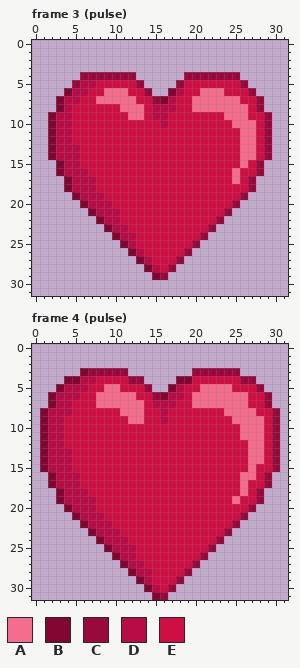
Two states of a pixel-art file, assets_raw/heart.aseprite. Above, as it was before the edit.
32x32 pixels, 5 frames. Shown: frame 3 (pulse), frame 4 (pulse).
Visible layers, top first: "details", "heart".
Palette (. is transparent): A #f56d8c  B #810732  C #9a093b  D #b80c47  E #cf0e44
Pixels before, frame 3 (pulse), first column x 2:
 4 ....CCCCCCC......CCCCCCC....
 5 ...CDDEEEEEC....CEEEEEEEC...
 6 ..BDDEEAAAEEC..BDEEAAAEEEC..
 7 .BDDEEAAAAAEECBDEEAAAAAAEEC.
 8 .BDEEEEEEAAAEDDDEEAAAAAAAEC.
 9 BDDEEEEEEEAAEDDEEEEEEEAAAEEC
10 BDDEEEEEEEEEEEDEEEEEEEEAAAEC
11 BDDEEEEEEEEEEEEEEEEEEEEEAAEC
12 BDDEEEEEEEEEEEEEEEEEEEEEAAEC
13 BDDDEEEEEEEEEEEEEEEEEEEEAAEC
14 BDDDEEEEEEEEEEEEEEEEEEEEAAEC
15 .BDDEEEEEEEEEEEEEEEEEEEEAEC.
16 .BDDDEEEEEEEEEEEEEEEEEEAEEC.
17 ..BDDDEEEEEEEEEEEEEEEEEAEC..
18 ..BDDDEEEEEEEEEEEEEEEEEEEC..
19 ...BDDDEEEEEEEEEEEEEEEEEC...
20 ....BDDDEEEEEEEEEEEEEEEC....
21 .....BDDDEEEEEEEEEEEEEC.....
22 ......BDDEEEEEEEEEEEEC......
23 .......BDDEEEEEEEEEEC.......
24 ........BDDEEEEEEEEC........
25 .........BDEEEEEEEC.........
26 ..........BDEEEEEC..........
27 ...........BDEEEC...........
28 ............BDEC............
29 .............BC.............
Pixels before, frame 4 (pulse), first column x 1:
 3 .....BCCCCC........CCCCCC.....
 4 ...BBDDEEEECC....BBEEEEEECC...
 5 ..BDDDEEAAEEEC..BDEEAAAAEEEC..
 6 .BDDDEEAAAAAEECBDDEAAAAAAAEEC.
 7 .BDDEEEAAAAAAEDDDEEAAAAAAAEEC.
 8 BDDDEEEEEEAAAEEDEEEEEEEAAAAEEC
 9 BDDEEEEEEEEAAEEDEEEEEEEEAAAAEC
10 BDDEEEEEEEEEEEEEEEEEEEEEEAAAEC
11 BDDEEEEEEEEEEEEEEEEEEEEEEAAAEC
12 BDDEEEEEEEEEEEEEEEEEEEEEEEAAEC
13 BDDDEEEEEEEEEEEEEEEEEEEEEEAAEC
14 BDDDEEEEEEEEEEEEEEEEEEEEEEAAEC
15 BDDDEEEEEEEEEEEEEEEEEEEEEEAEEC
16 .BDDDEEEEEEEEEEEEEEEEEEEEAAEC.
17 .BDDDEEEEEEEEEEEEEEEEEEEEAEEC.
18 ..BDDDEEEEEEEEEEEEEEEEEEEAEC..
19 ..BDDDDEEEEEEEEEEEEEEEEEAEEC..
20 ...BDDDEEEEEEEEEEEEEEEEEEEC...
21 ....BDDDEEEEEEEEEEEEEEEEEC....
22 .....BDDDEEEEEEEEEEEEEEEC.....
23 ......BDDDEEEEEEEEEEEEEC......
24 .......BDDDEEEEEEEEEEEC.......
25 ........BDDDEEEEEEEEEC........
26 .........BDDEEEEEEEEC.........
27 ..........BDDEEEEEEC..........
28 ...........BDDEEEEC...........
29 ............BDEEEC............
30 .............BDEC.............
31 ..............BC..............
After the commit:
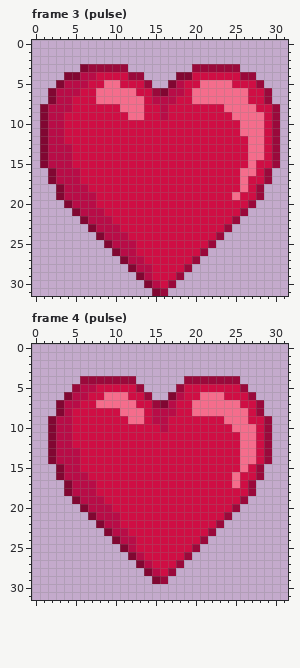
From the commit log: better heart animation
Diff:
Changed rows in their new state; - is an unchanged pixel.
Frame 3 (pulse), layers "details", "heart":
first column x 1:
 3 -----BCCCCC--------CCCCCC-----
 4 ---BBDDEEEE-C----BBEEEEEECC---
 5 --BDD-E-AA--EC--BD--AAAA-EEC--
 6 -BDD-E-A---A-ECBD--A---AAAEEC-
 7 -BD-E-------A-DD---------A-EC-
 8 BDD-----------E-E--EEEE---AEEC
 9 BD-E----------E--------E--AAEC
10 BD-E-----------E--------E--AEC
11 BD-E-----------------------AEC
12 BD-E---------------------E-AEC
13 BD--E--------------------E-AEC
14 BD--E--------------------E-AEC
15 BDD-E--------------------EAEEC
16 -BD--E------------------EAAEC-
17 -BDD-EE-----------------EAEEC-
18 --BD--E------------------AEC--
19 --BDD--E----------------AEEC--
20 ---BDD-EE---------------EEC---
21 ----BDD-EE-------------EEC----
22 -----BDD-E------------EEC-----
23 ------BDD-E----------EEC------
24 -------BDD-E--------EEC-------
25 --------BDD--------EEC--------
26 ---------BDDE-----EEC---------
27 ----------BDDE---EEC----------
28 -----------BDDE-EEC-----------
29 ------------BDEEEC------------
30 -------------BDEC-------------
31 --------------BC--------------
Frame 4 (pulse), layers "details", "heart":
first column x 1:
 3 -----......--------......-----
 4 ---..CCCCCC-.----.CCCCCCC..---
 5 --..C-D-EE--C.--.C--EEEE-C..--
 6 -..B-D-E---E-C..B--E---EEEC..-
 7 -.B-D-------E-CB---------E-C.-
 8 ..B-----------D-D--AAAA---EC..
 9 .B-D----------D--------A--EEC.
10 .B-D-----------D--------A--EC.
11 .B-D-----------------------EC.
12 .B-D---------------------A-EC.
13 .B--D--------------------A-EC.
14 .B--D--------------------A-EC.
15 ..B-D--------------------AEC..
16 -.B--D------------------AEEC.-
17 -..B-DD-----------------AEC..-
18 --.B--D------------------EC.--
19 --..B--D----------------EC..--
20 ---..B-DD---------------C..---
21 ----..B-DD-------------C..----
22 -----..B-D------------C..-----
23 ------..B-D----------C..------
24 -------..B-D--------C..-------
25 --------..B--------C..--------
26 ---------..BD-----C..---------
27 ----------..BD---C..----------
28 -----------..BD-C..-----------
29 ------------..BC..------------
30 -------------....-------------
31 --------------..--------------
Changed places in both pictures, as pixel boxes (x1, y1, x2, y2):
changed: (40, 64, 280, 296)
changed: (40, 368, 280, 600)
